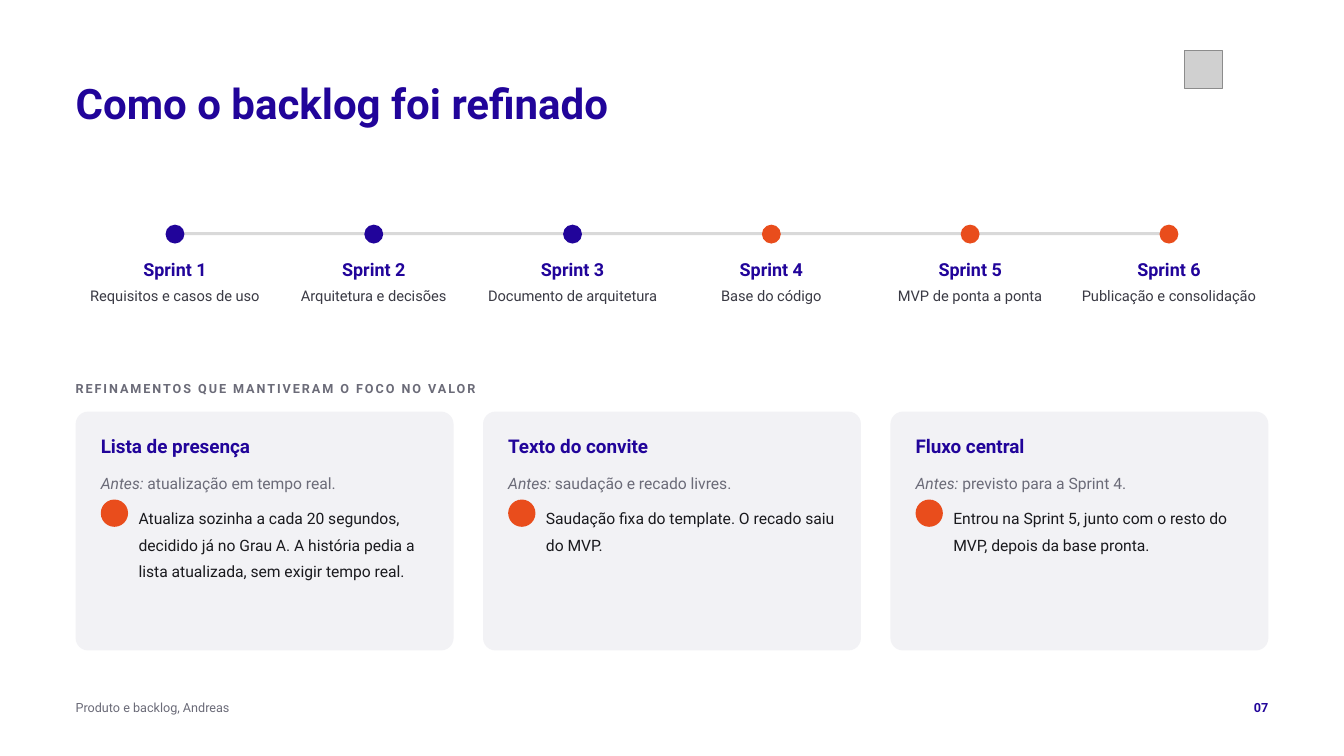
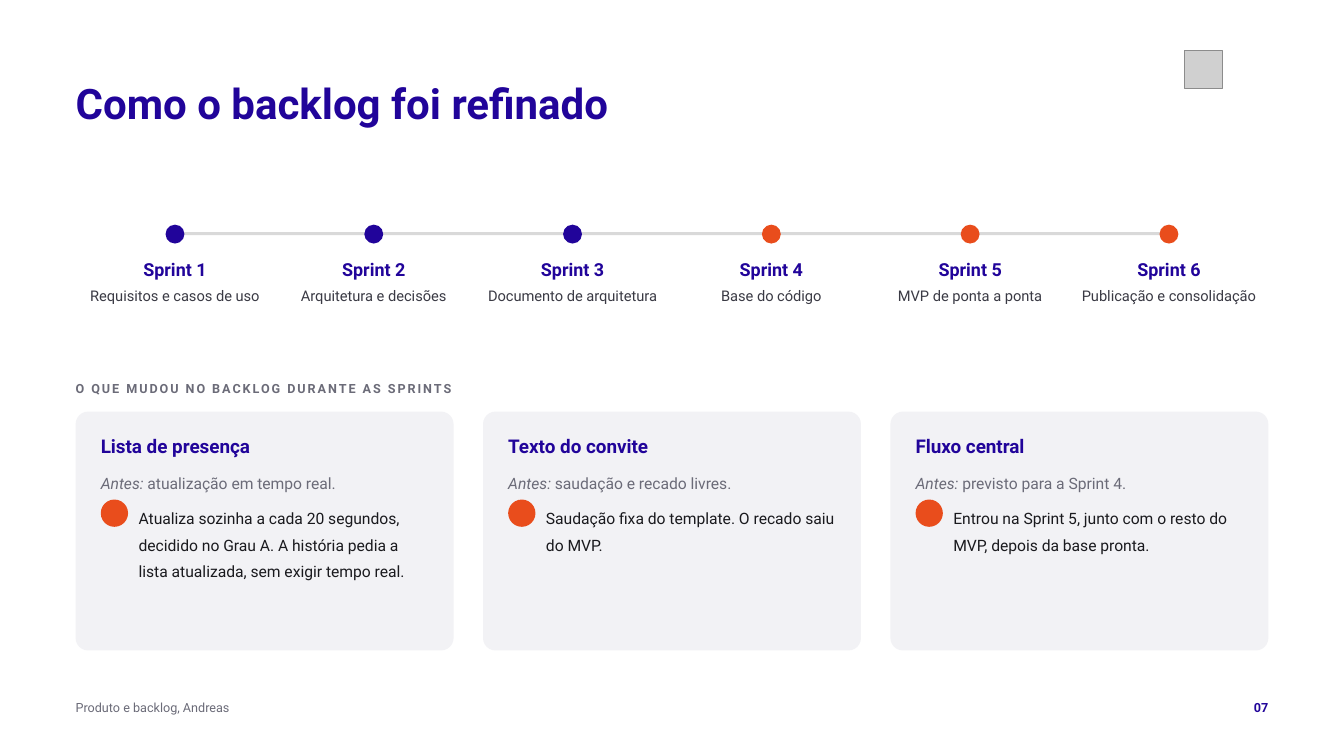
Before and after one commit to tcpassos/invite-app, a slide deck: slide 7 of trabalhos/T4-Pitch-Final.pptx. Drawn at 1344x756 pixels with LibreOffice and Linux fonts; fonts in the diff are those of the drawing; grey boxes stand for pictures; background and template pictures are left out. Boxes give left, top, right and bottom in pixels: in the first picture for what was removed or moved away, otherwise in the second. Text is boxed around its words. In the diff, an @@ line names an element or a change of style, - is before the commit and + after.

```diff
--- a/trabalhos/T4-Pitch-Final.pptx
+++ b/trabalhos/T4-Pitch-Final.pptx
@@ text at bbox=[76, 384, 451, 395]: text changed @@
-REFINAMENTOS QUE MANTIVERAM O FOCO NO VALOR
+O QUE MUDOU NO BACKLOG DURANTE AS SPRINTS
@@ text at bbox=[139, 512, 405, 581]: text changed @@
-Atualiza sozinha a cada 20 segundos, decidido já no Grau A. A história pedia a lista atualizada, sem exigir tempo real.
+Atualiza sozinha a cada 20 segundos, decidido no Grau A. A história pedia a lista atualizada, sem exigir tempo real.
```
Also in this commit, not shown: 14 other slides changed, 3 other files.
